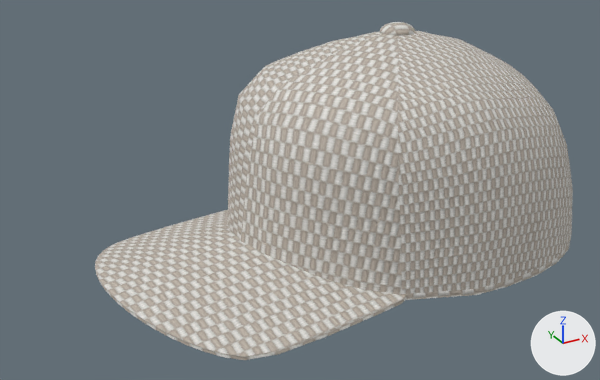
The glTF model models/02_americano.glb, before and after one commit.
Camera for both pictures: a camera (50 mm lens) standing at (-0.247, -0.345, 0.21) and looking at (-0.059, -0.004, 0.039). Lighting does not change. The marker at lower right points along +X, +Y and +Z. Where no turn or scale is listed for an object, it has been applied to the vertices.

Script lines for the objects in view, before the commit:
```python
me_object_0_001 = bpy.data.meshes.new('Object_0.001')
me_object_0_001.from_pydata(...)  # 576 vertices, 924 faces; spans x -0.082..0.087, y -0.089..0.069, z -0.046..0.142
me_object_0_001.materials.append(mat_tecido)
me_object_0_002 = bpy.data.meshes.new('Object_0.002')
me_object_0_002.from_pydata(...)  # 182 vertices, 312 faces; spans x -0.0782..0.0688, y -0.0668..-0.0056, z -0.1104..-0.0014
me_object_0_002.materials.append(mat_tecido)
me_object_0_004 = bpy.data.meshes.new('Object_0.004')
me_object_0_004.from_pydata(...)  # 128 vertices, 212 faces; spans x -0.0707..0.0665, y -0.0986..-0.0088, z -0.0458..0.0776
me_object_0_004.materials.append(mat_tecido)
ob_aba_cima = bpy.data.objects.new('aba_cima', me_object_0_002)
ob_aba_cima.location = (-0.0371, -0.00725, 0.0033)
ob_aba_cima.rotation_euler = (-1.124, -0.0784, -1.401)  # degrees (-64, -4.5, -80)
ob_corpo = bpy.data.objects.new('corpo', me_object_0_001)
ob_corpo.location = (-0.0371, -0.00725, 0.0033)
ob_corpo.rotation_euler = (-1.124, -0.0784, -1.401)  # degrees (-64, -4.5, -80)
ob_frente = bpy.data.objects.new('frente', me_object_0_004)
ob_frente.location = (-0.0371, -0.00725, 0.0033)
ob_frente.rotation_euler = (-1.124, -0.0784, -1.401)  # degrees (-64, -4.5, -80)
```
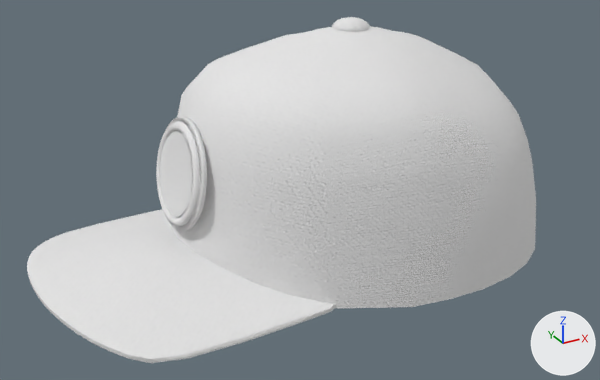
Patch to the scene script:
```diff
--- a/models/02_americano.glb.py
+++ b/models/02_americano.glb.py
@@ mat_tecido_016 @@
+mat_tecido_016 = bpy.data.materials.new('tecido.016')
+# uses the picture img_fabric066_1k_jpg_normaldx
+# uses the picture img_fabric066_1k_jpg_roughness
@@ mat_tecido_022 @@
+mat_tecido_022 = bpy.data.materials.new('tecido.022')
+# uses the picture img_fabric066_1k_jpg_normaldx
+# uses the picture img_fabric066_1k_jpg_roughness
@@ mat_tecido_014 @@
+mat_tecido_014 = bpy.data.materials.new('tecido.014')
+# uses the picture img_fabric066_1k_jpg_normaldx
+# uses the picture img_fabric066_1k_jpg_roughness
@@ mat_material_004 @@
+mat_material_004 = bpy.data.materials.new('Material.004')
+# uses the picture img_fabric066_1k_jpg_normaldx
+# uses the picture img_fabric066_1k_jpg_roughness
@@ mat_tecido_023 @@
+mat_tecido_023 = bpy.data.materials.new('tecido.023')
+# uses the picture img_fabric066_1k_jpg_normaldx
+# uses the picture img_fabric066_1k_jpg_roughness
@@ mat_tecido_024 @@
+mat_tecido_024 = bpy.data.materials.new('tecido.024')
+# uses the picture img_fabric066_1k_jpg_normaldx
+# uses the picture img_fabric066_1k_jpg_roughness
@@ me_object_0_002 @@
 me_object_0_002.from_pydata(...)  # 182 vertices, 312 faces; spans x -0.0782..0.0688, y -0.0668..-0.0056, z -0.1104..-0.0014
-me_object_0_002.materials.append(mat_tecido)
+me_object_0_002.materials.append(mat_tecido_014)
@@ me_object_0_001 @@
 me_object_0_001.from_pydata(...)  # 576 vertices, 924 faces; spans x -0.082..0.087, y -0.089..0.069, z -0.046..0.142
-me_object_0_001.materials.append(mat_tecido)
+me_object_0_001.materials.append(mat_tecido_022)
@@ me_object_0_004 @@
 me_object_0_004.from_pydata(...)  # 128 vertices, 212 faces; spans x -0.0707..0.0665, y -0.0986..-0.0088, z -0.0458..0.0776
-me_object_0_004.materials.append(mat_tecido)
+me_object_0_004.materials.append(mat_tecido_016)
@@ ob_aba_cima @@
 ob_aba_cima = bpy.data.objects.new('aba_cima', me_object_0_002)
-ob_aba_cima.location = (-0.0371, -0.00725, 0.0033)
-ob_aba_cima.rotation_euler = (-1.124, -0.0784, -1.401)  # degrees (-64, -4.5, -80)
+ob_aba_cima.parent = ob_esfera_uv
+ob_aba_cima.location = (23.7, 5.739, 0.199)
+ob_aba_cima.rotation_euler = (-1.121, -0.063, -1.511)  # degrees (-64, -3.6, -87)
@@ ob_corpo @@
 ob_corpo = bpy.data.objects.new('corpo', me_object_0_001)
-ob_corpo.location = (-0.0371, -0.00725, 0.0033)
-ob_corpo.rotation_euler = (-1.124, -0.0784, -1.401)  # degrees (-64, -4.5, -80)
+ob_corpo.parent = ob_esfera_uv
+ob_corpo.location = (23.7, 5.739, 0.199)
+ob_corpo.rotation_euler = (-1.121, -0.063, -1.511)  # degrees (-64, -3.6, -87)
@@ ob_frente @@
 ob_frente = bpy.data.objects.new('frente', me_object_0_004)
-ob_frente.location = (-0.0371, -0.00725, 0.0033)
-ob_frente.rotation_euler = (-1.124, -0.0784, -1.401)  # degrees (-64, -4.5, -80)
+ob_frente.parent = ob_esfera_uv
+ob_frente.location = (23.7, 5.739, 0.199)
+ob_frente.rotation_euler = (-1.121, -0.063, -1.511)  # degrees (-64, -3.6, -87)
@@ ob_esfera_uv @@
+ob_esfera_uv = bpy.data.objects.new('Esfera UV', None)
+ob_esfera_uv.location = (-23.65, -6.218, -0.19)
+ob_esfera_uv.rotation_euler = (0.0, 0.0, 0.02)  # degrees (0, 0, 1.1)
@@ ob_logo_relevo @@
+ob_logo_relevo = bpy.data.objects.new('logo_relevo', me_toróide_010)  # 2912 vertices, 5824 faces; spans x -0.0064..0.0064, y -0.0244..0.0244, z -0.024..0.024
+ob_logo_relevo.location = (-0.1233, -0.0032, 0.0606)
@@ ob_logo_circulo @@
+ob_logo_circulo = bpy.data.objects.new('logo_circulo', me_círculo_006)  # 140 vertices, 275 faces; spans x -0.0049..0.0076, y -0.0264..0.0264, z -0.0263..0.0258
+ob_logo_circulo.location = (-0.1233, -0.0032, 0.0606)
@@ ob_logo @@
+ob_logo = bpy.data.objects.new('logo', me_círculo_008)  # 121 vertices, 160 faces; spans x -0.0037..0.0037, y -0.0197..0.0197, z -0.0194..0.0194
+ob_logo.location = (-0.1248, -0.0032, 0.0607)
```

Boxes (x1, y1, x2, y2) around the edits, measured in the pictures (600 x 380 px):
'corpo', recoloured, moved, turned
    before: (288, 22, 573, 300)
    after: (216, 17, 536, 308)
'frente', recoloured, moved, turned
    before: (227, 32, 402, 294)
    after: (171, 27, 349, 302)
'aba_cima', recoloured, moved, turned
    before: (95, 210, 406, 360)
    after: (27, 209, 336, 363)
'logo', added
    after: (160, 132, 192, 217)
'logo_relevo', added
    after: (156, 122, 200, 226)
'logo_circulo', added
    after: (165, 117, 207, 230)
